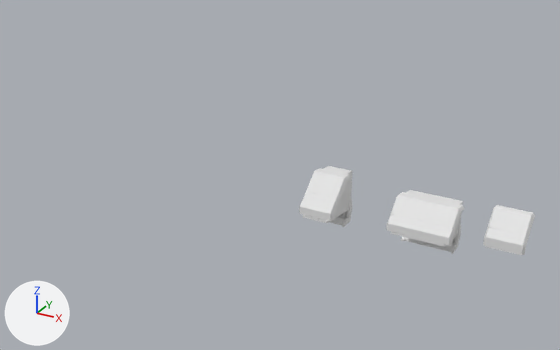
The Blender file modelssrc/stpm64/tech/computer_combine.blend as it was, and as the next commit left it.
Camera for both pictures: a 50 mm lens placed at (482.0, -604.0, 334.0), pointed at (148.0, 2.0, 31.0). Every picture has the same lights, and +X, +Y and +Z are marked at lower left.

Names of what the first picture shows: 'console_cmb01_body_a24', 'console_cmb01_body_b48', 'console_cmb01_body_c24', 'console_cmb01_floorsupport_24', 'console_cmb01_floorsupport_48'.
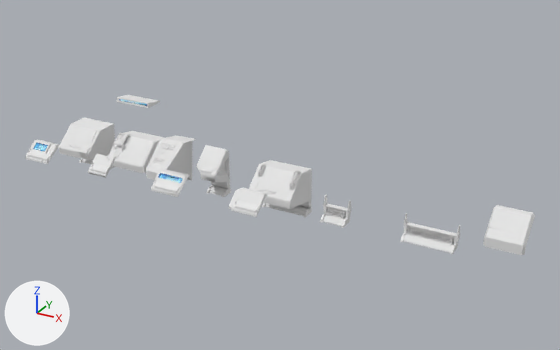
Commit message: [WIP] Combine Interface

Changed parts and their boxes (x1, y1, x2, y2) in the pictures (560 x 350 px):
'console_cmb01_body_b48', hidden
    before: (386, 190, 464, 247)
'Console Base 02', added
    after: (249, 160, 312, 218)
'console_cmb01_body_c24', hidden
    before: (299, 166, 352, 223)
'Console Base 05', added
    after: (59, 118, 115, 169)
'Console Base 03', added
    after: (109, 131, 165, 173)
'Console Base 04', added
    after: (146, 135, 195, 180)
'Console Base 01', added
    after: (196, 145, 231, 197)
'console_cmb01_floorsupport_48', moved
    before: (401, 224, 461, 254)
    after: (400, 213, 460, 255)
'Console Panel 04', added
    after: (229, 187, 267, 217)
'Console Panel 03', added
    after: (151, 169, 189, 197)
'console_cmb01_floorsupport_24', moved
    before: (330, 199, 352, 227)
    after: (320, 194, 351, 228)
'Console Panel 02', added
    after: (25, 139, 60, 164)
'Console Panel 01', added
    after: (88, 154, 115, 177)
'Console Panel 05', added
    after: (117, 95, 160, 108)

Edits to the bpy script that builds the scene:
```text
Add mat_combine_interface_disp:
    mat_combine_interface_disp = principled_material('combine_interface_disp')
    mat_combine_interface_disp.texture = img_combine_interface_disp_tga
    mat_combine_interface_disp.specular_ior_level = 0.0
Add mat_combine_interface003:
    mat_combine_interface003 = principled_material('combine_interface003')
    mat_combine_interface003.base_color = (0.8, 0.8, 0.8)  # white #e7e7e7
    mat_combine_interface003.specular_ior_level = 0.0
Add mat_combine_interface002:
    mat_combine_interface002 = principled_material('combine_interface002')
    mat_combine_interface002.base_color = (0.8, 0.8, 0.8)  # white #e7e7e7
    mat_combine_interface002.specular_ior_level = 0.0
Add mat_combine_interface001:
    mat_combine_interface001 = principled_material('combine_interface001')
    mat_combine_interface001.base_color = (0.8, 0.8, 0.8)  # white #e7e7e7
    mat_combine_interface001.specular_ior_level = 0.0
Change ob_console_cmb01_body_c24:
    add ob_console_cmb01_body_c24.hide_set(True)
Change ob_console_cmb01_floorsupport_24:
    ob_console_cmb01_floorsupport_24.location: (212.0, -4.0, 0.0) -> (212.0, -6.0, 0.0)
Change ob_console_cmb01_floorsupport_48:
    ob_console_cmb01_floorsupport_48.location: (292.0, -4.0, 0.0) -> (292.0, -6.0, 0.0)
Change ob_console_cmb01_body_b48:
    add ob_console_cmb01_body_b48.hide_set(True)
Add ob_console_panel_05:
    ob_console_panel_05 = bpy.data.objects.new('Console Panel 05', me_combine_interface003_reference_007.copy())  # the mesh of ob_console_panel_05
    ob_console_panel_05.location = (-80.0, 60.0, 0.0)
Add ob_console_panel_04:
    ob_console_panel_04 = bpy.data.objects.new('Console Panel 04', me_combine_interface003_reference_001.copy())  # the mesh of ob_console_panel_04
    ob_console_panel_04.location = (160.0, -80.0, 0.0)
Add ob_console_panel_03:
    ob_console_panel_03 = bpy.data.objects.new('Console Panel 03', me_combine_interface002_reference_006.copy())  # the mesh of ob_console_panel_03
    ob_console_panel_03.location = (80.0, -80.0, 0.0)
Add ob_console_panel_02:
    ob_console_panel_02 = bpy.data.objects.new('Console Panel 02', me_combine_interface001_reference_005.copy())  # the mesh of ob_console_panel_02
    ob_console_panel_02.location = (-80.0, -80.0, 0.0)
Add ob_console_panel_01:
    ob_console_panel_01 = bpy.data.objects.new('Console Panel 01', me_breenconsole_reference_003.copy())  # the mesh of ob_console_panel_01
    ob_console_panel_01.location = (0.0, -80.0, 0.0)
    ob_console_panel_01.rotation_euler = (0.0, 0.0, 1.571)  # degrees (0, 0, 90)
Add ob_console_base_05:
    ob_console_base_05 = bpy.data.objects.new('Console Base 05', me_combine_interface003_reference_003.copy())  # the mesh of ob_console_base_05
    ob_console_base_05.location = (-80.0, -24.0, 0.0)
Add ob_console_base_04:
    ob_console_base_04 = bpy.data.objects.new('Console Base 04', me_combine_interface002_reference_005.copy())  # the mesh of ob_console_base_04
    ob_console_base_04.location = (10.0, -24.0, 0.0)
Add ob_console_base_03:
    ob_console_base_03 = bpy.data.objects.new('Console Base 03', me_combine_interface002_reference.copy())  # the mesh of ob_console_base_03
    ob_console_base_03.location = (0.0, -24.0, 0.0)
Add ob_console_base_02:
    ob_console_base_02 = bpy.data.objects.new('Console Base 02', me_combine_interface001_reference.copy())  # the mesh of ob_console_base_02
    ob_console_base_02.location = (160.0, -24.0, 0.0)
Add ob_console_base_01:
    ob_console_base_01 = bpy.data.objects.new('Console Base 01', me_breenconsole_reference.copy())  # the mesh of ob_console_base_01
    ob_console_base_01.location = (80.0, -10.0, 0.0)
    ob_console_base_01.rotation_euler = (0.0, 0.0, 1.571)  # degrees (0, 0, 90)
```
